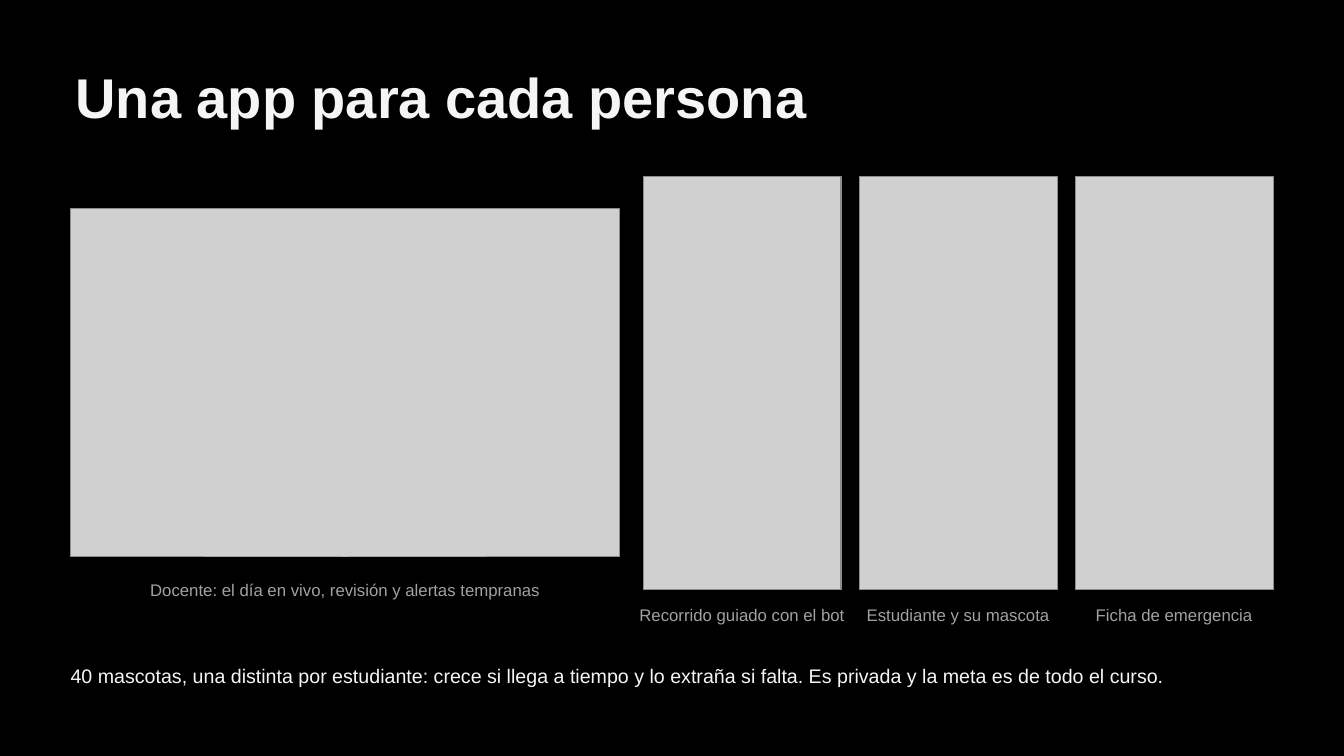
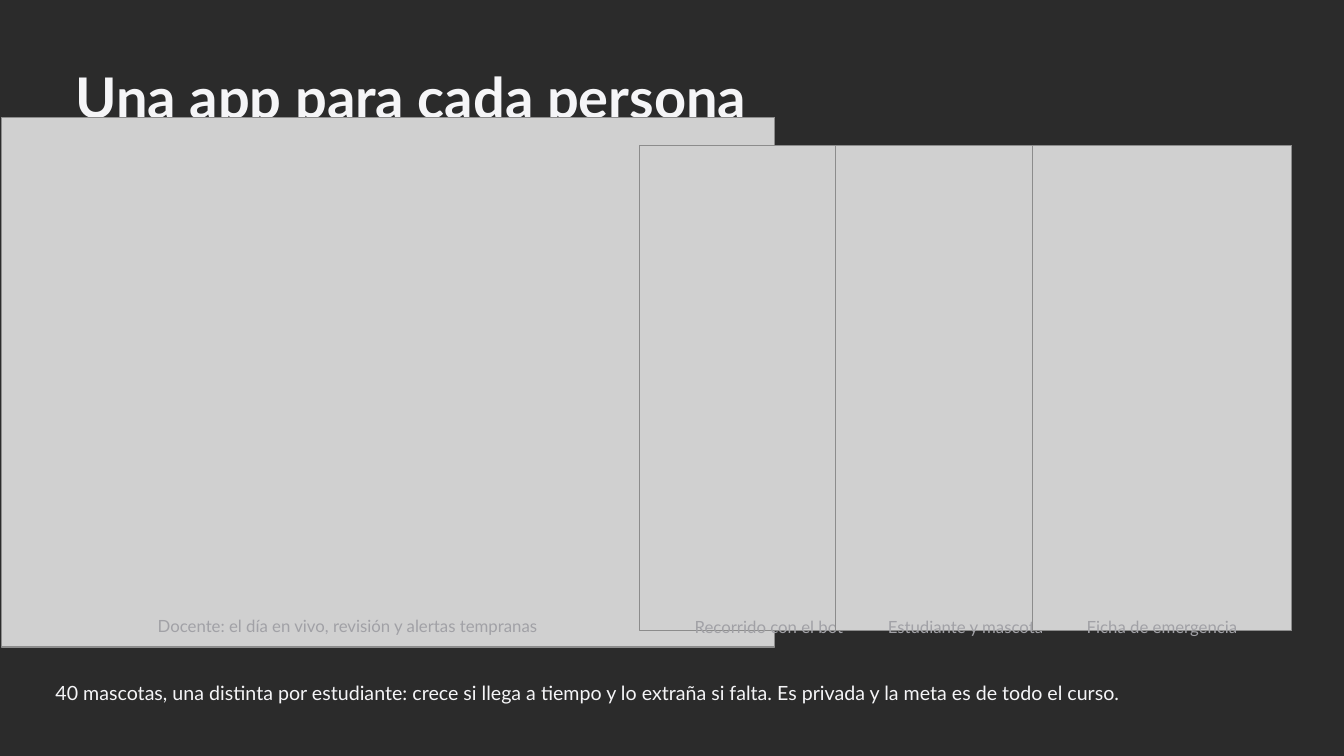
Before and after one commit to danielh121220-cmd/N.A.V.I., a slide deck: slide 8 of docs/NAVI_Presentacion_Killtronic.pptx. Drawn at 1344x756 pixels with LibreOffice and Linux fonts; fonts in the diff are those of the drawing; grey boxes stand for pictures; background and template pictures are left out; a plain dark background stands for a picture behind light text. Boxes give left, top, right and bottom in pixels: in the first picture for what was removed or moved away, otherwise in the second. Text is boxed around its words. In the diff, an @@ line names an element or a change of style, - is before the commit and + after.

```diff
--- a/docs/NAVI_Presentacion_Killtronic.pptx
+++ b/docs/NAVI_Presentacion_Killtronic.pptx
@@ background #000000 to picture (left out) @@
@@ picture: place and size @@
-picture at [71,209,620,557]
+picture at [1,117,774,647]
@@ picture: place and size @@
-picture at [643,176,841,590]
+picture at [639,145,898,630]
@@ picture: place and size @@
-picture at [859,176,1057,590]
+picture at [836,145,1095,630]
@@ picture: place and size @@
-picture at [1076,176,1273,590]
+picture at [1032,145,1292,630]
@@ font Arial to Lato in 4 elements at [76,76,746,128], [55,685,1119,704], [1087,630,1238,637], [158,620,537,634] @@
@@ text "Docente: el día en vivo, ...": place and size @@
-text "Docente: el día en vivo, ..." at [150,583,539,600]
+text "Docente: el día en vivo, ..." at [158,620,537,634]
@@ text at [695,619,843,637]: text changed; font Arial to Lato @@
-Recorrido guiado con el bot
+Recorrido con el bot
@@ text at [888,619,1043,637]: text changed; font Arial to Lato @@
-Estudiante y su mascota
+Estudiante y mascota
@@ text "Ficha de emergencia": place and size @@
-text "Ficha de emergencia" at [1096,609,1253,625]
+text "Ficha de emergencia" at [1087,630,1238,637]
@@ text "40 mascotas, una distinta por ...": place and size @@
-text "40 mascotas, una distinta por ..." at [71,668,1163,687]
+text "40 mascotas, una distinta por ..." at [55,685,1119,704]
```
Also in this commit, not shown: 10 other slides changed, 33 other files.
